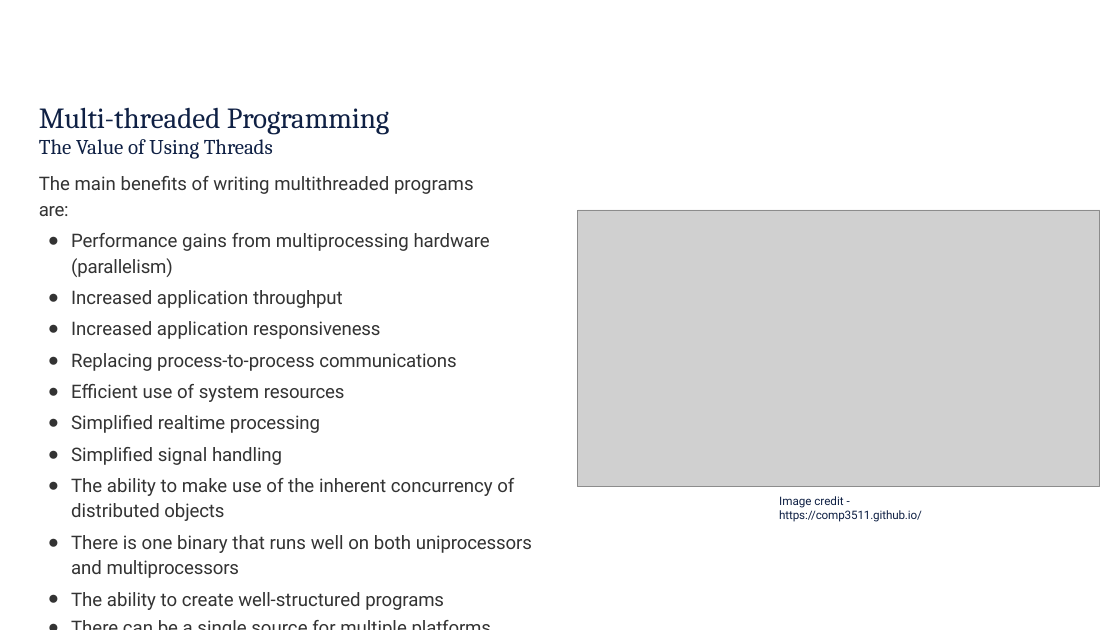
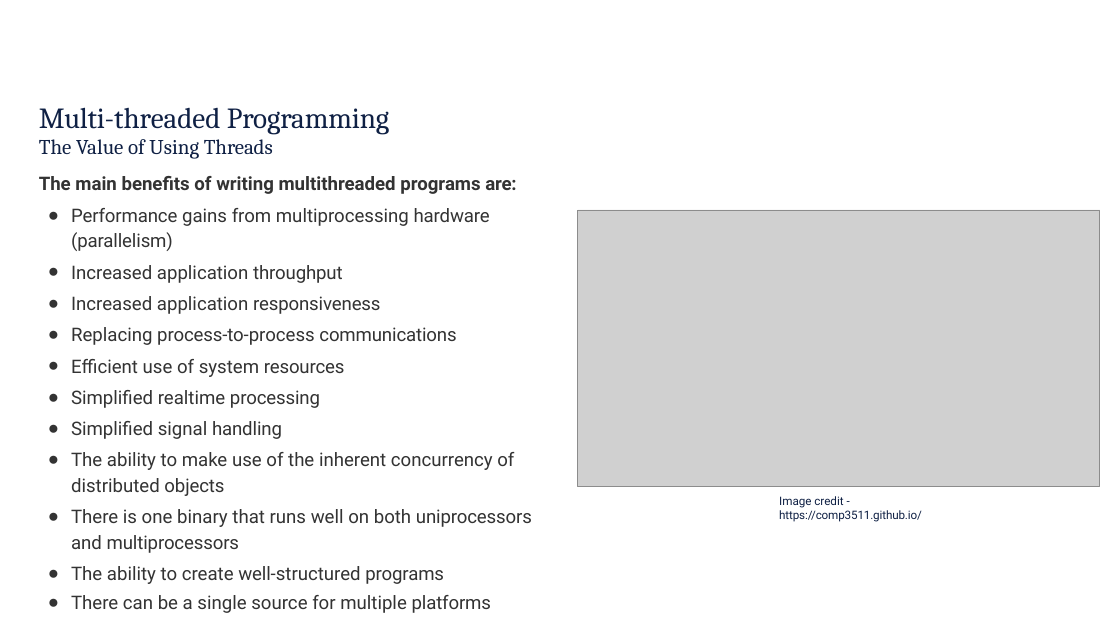
Before and after one commit to rbjohns8/CSC362-Spring-2026, a slide deck: slide 10 of Lecture Slides/17 - Multi-Threaded Programs.pptx. Drawn at 1120x630 pixels with LibreOffice and Linux fonts; fonts in the diff are those of the drawing; grey boxes stand for pictures; background and template pictures are left out. Boxes give left, top, right and bottom in pixels: in the first picture for what was removed or moved away, otherwise in the second. Text is boxed around its words. In the diff, an @@ line names an element or a change of style, - is before the commit and + after.

```diff
--- a/Lecture Slides/17 - Multi-Threaded Programs.pptx
+++ b/Lecture Slides/17 - Multi-Threaded Programs.pptx
@@ text at <box>39,176,516,194</box>: bold on in "The main benefits of writing multithreaded programs ..." @@
```
Also in this commit, not shown: 2 other slides changed.
